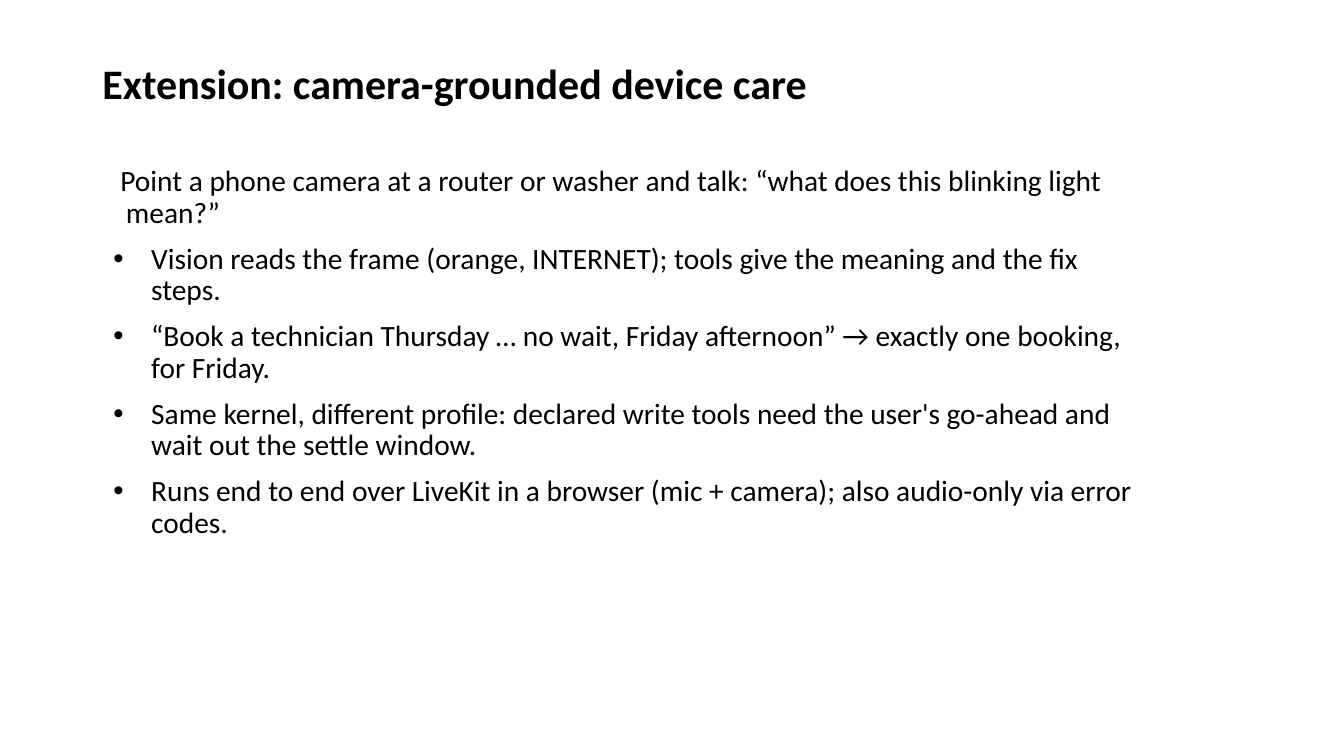
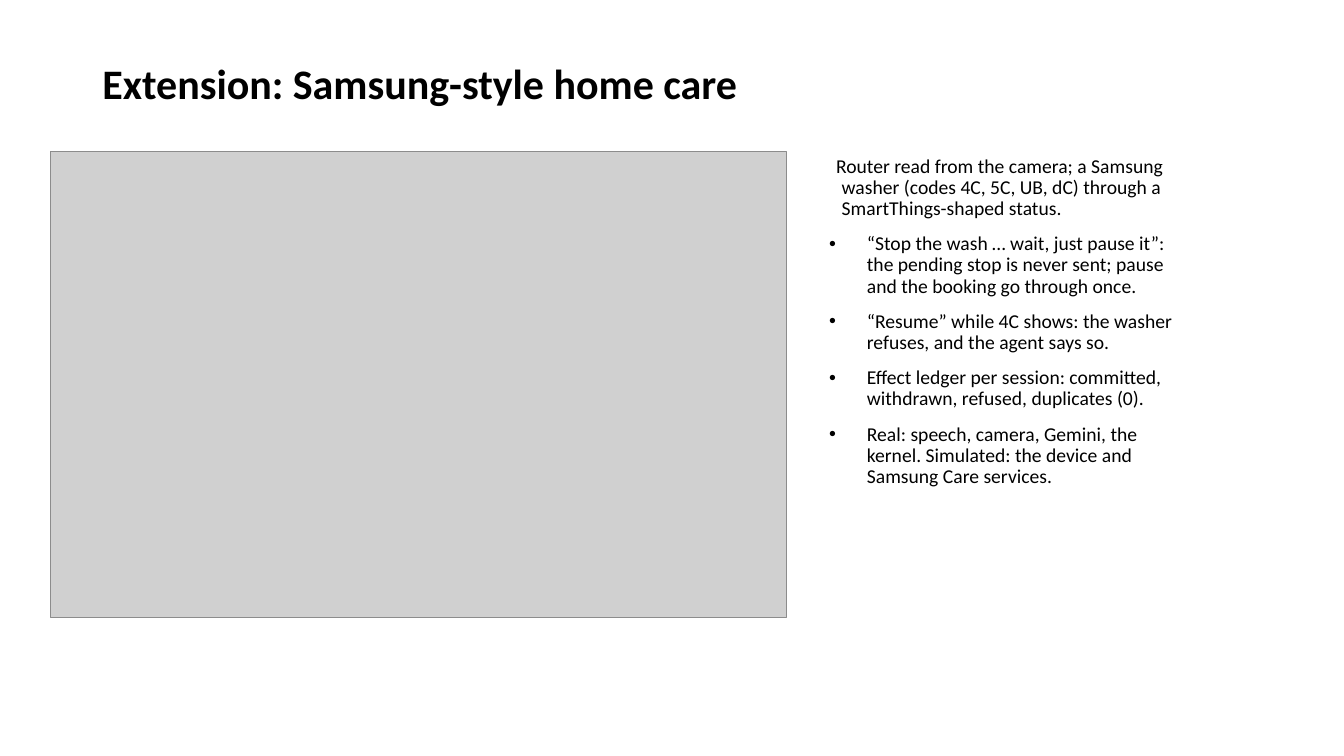
Before and after one commit to AdithyaSanthosh-P/Janus, a slide deck: slide 6 of docs/deck/Janus_Submission.pptx. Drawn at 1344x756 pixels with LibreOffice and Linux fonts; fonts in the diff are those of the drawing; grey boxes stand for pictures. Boxes give left, top, right and bottom in pixels: in the first picture for what was removed or moved away, otherwise in the second. Text is boxed around its words. In the diff, an @@ line names an element or a change of style, - is before the commit and + after.

```diff
--- a/docs/deck/Janus_Submission.pptx
+++ b/docs/deck/Janus_Submission.pptx
@@ title at bbox=[102, 69, 737, 106]: text changed @@
-Extension: camera-grounded device care
+Extension: Samsung-style home care
@@ picture added at bbox=[50, 151, 786, 617] @@
@@ text at bbox=[836, 159, 1172, 487]: text changed; size 21 to 14 pt @@
-Point a phone camera at a router or washer and talk: “what does this blinking light mean?”
-• Vision reads the frame (orange, INTERNET); tools give the meaning and the fix steps.
-• “Book a technician Thursday … no wait, Friday afternoon” → exactly one booking, for Friday.
-• Same kernel, different profile: declared write tools need the user's go-ahead and wait out the settle window.
-• Runs end to end over LiveKit in a browser (mic + camera); also audio-only via error codes.
+Router read from the camera; a Samsung washer (codes 4C, 5C, UB, dC) through a SmartThings-shaped status.
+• “Stop the wash … wait, just pause it”: the pending stop is never sent; pause and the booking go through once.
+• “Resume” while 4C shows: the washer refuses, and the agent says so.
+• Effect ledger per session: committed, withdrawn, refused, duplicates (0).
+• Real: speech, camera, Gemini, the kernel. Simulated: the device and Samsung Care services.
```
Also in this commit, not shown: 3 other slides changed, 13 other files.
